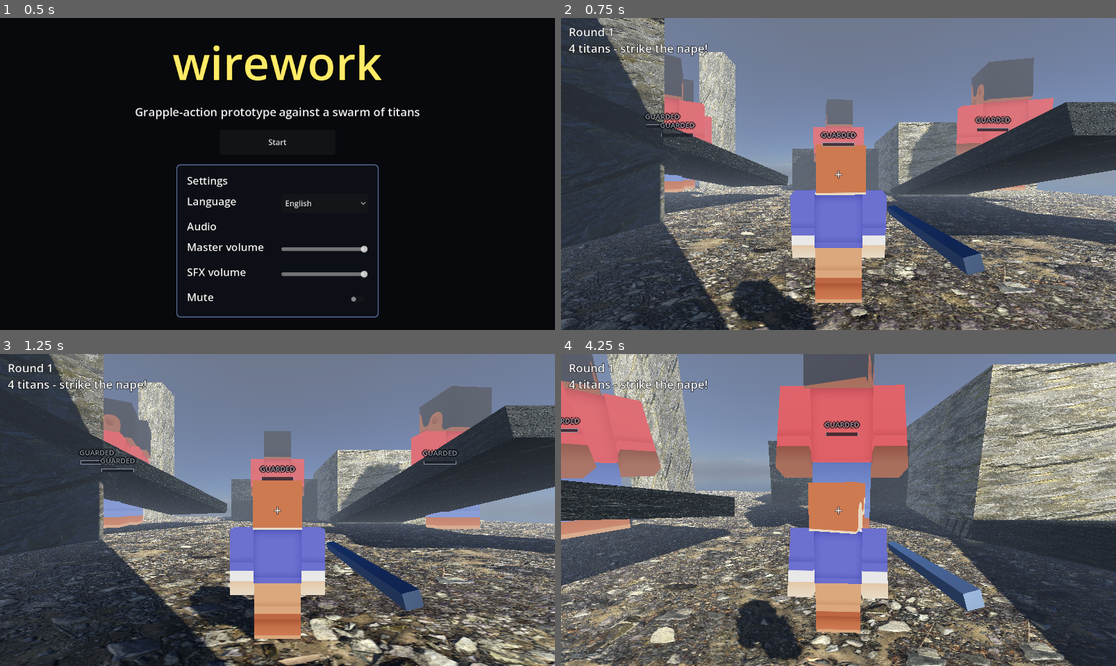
Above: before the commit, frames 1-4 (two rows, left to right).
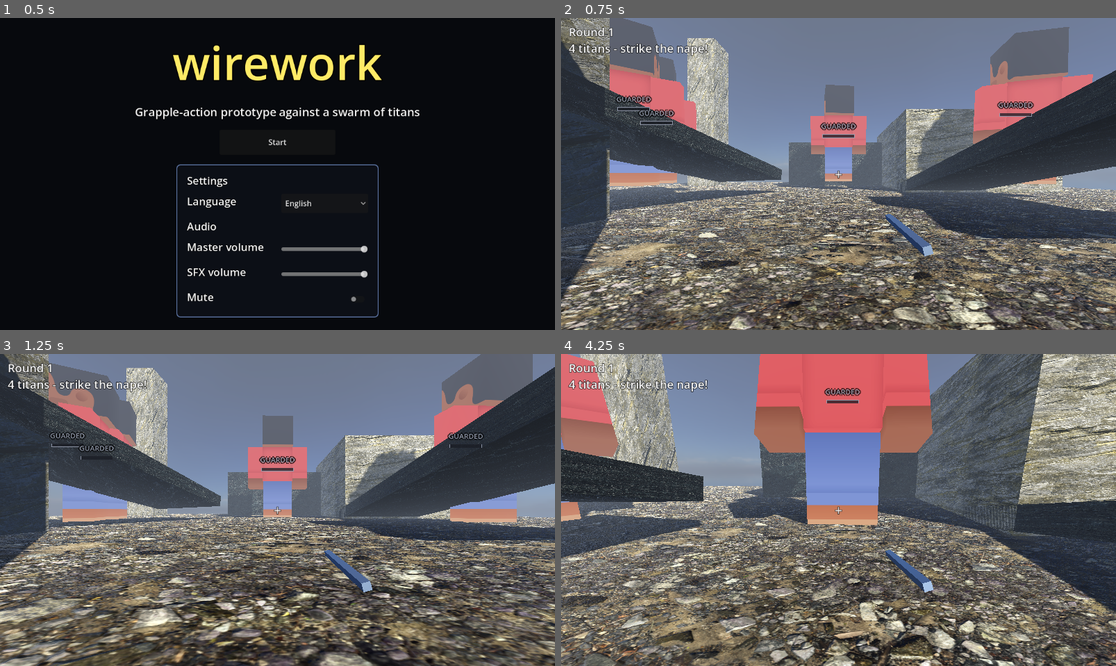
Above: after the commit, the same moments.

Repository: savagemanage/game-champs
Game: Godot game, scene res://scenes/StartScreen.tscn
The game is run twice, just before and just after one commit, with the same random seed, the same clock (stepped at 60 frames per second) and the same inputs.
Inputs (mouse positions are in pixels of both pictures, inside the frame that each line leads up to):
- Up to frame 1 (0.5 s): no input
- Up to frame 2 (0.75 s): click "Start" at 0.5 s
- Up to frame 3 (1.25 s): no input
- Up to frame 4 (4.25 s): tap Enter at 1.25 s; move the mouse to (866, 510) at 1.27 s; hold W (move_forward) from 1.28 s (still down); click (866, 510) at 1.35 s; tap Space (jump) at 1.52, 2.27, 3.77 s; move the mouse to (810, 510) at 2.02 s; right-click (810, 510) at 2.1 s; move the mouse to (849, 503) at 2.77 s; click (849, 503) at 2.85 s; move the mouse to (832, 516) at 3.52 s; right-click (832, 516) at 3.6 s

Frame 1 is identical in both runs. In frame 2, 52% of the frame differs, in the area x 0-100%, y 0-100%; in frame 3, 57%; in frame 4, 69%.

Commit message:
feat(player): convert to true first-person camera + weapon viewmodel
- Move Camera3D from third-person (origin 0,1.5,5) to a first-person eye at
  the pivot (origin 0,0,0, identity rotation), raise YawPivot to y=1.65 for a
  natural eye height so mouse-look yaw/pitch == aim direction.
- Hide the player's own body (MeshInstance3D capsule + CharacterModel) so it
  never occludes the view. CollisionShape3D and CharacterBody3D untouched.
- Reparent BladePivot (+ Blade) under Camera3D as a held FPS viewmodel at
  lower-right-forward (origin 0.35,-0.3,-0.75, scale 0.45); still swings via
  slash_fx.gd play_swing().
- Update slash_fx.gd blade_pivot_path default to the reparented path
  (../YawPivot/PitchPivot/Camera3D/BladePivot). Shake stays on PitchPivot
  (position 0, only rotation used by mouse-look, so jitter is safe) and
  crosshair_path is unchanged.
- Extend tests/shot.gd to instance Main.tscn, warm up frames, and capture the
  first-person view to reports/shot.png (web/headless-safe).

Diff:
--- a/scenes/Player.tscn
+++ b/scenes/Player.tscn
@@ -42,9 +42,11 @@
 
 [node name="MeshInstance3D" type="MeshInstance3D" parent="."]
 transform = Transform3D(1, 0, 0, 0, 1, 0, 0, 0, 1, 0, 1, 0)
+visible = false
 mesh = SubResource("CapsuleMesh_1")
 
 [node name="CharacterModel" type="Node3D" parent="."]
+visible = false
 script = ExtResource("5_charvis")
 model_path = "res://assets/models/player_character.glb"
 model_scale = 1.35
@@ -54,17 +56,17 @@
 play_idle = true
 
 [node name="YawPivot" type="Node3D" parent="."]
-transform = Transform3D(1, 0, 0, 0, 1, 0, 0, 0, 1, 0, 1.5, 0)
+transform = Transform3D(1, 0, 0, 0, 1, 0, 0, 0, 1, 0, 1.65, 0)
 
 [node name="PitchPivot" type="Node3D" parent="YawPivot"]
 
 [node name="Camera3D" type="Camera3D" parent="YawPivot/PitchPivot"]
-transform = Transform3D(1, 0, 0, 0, 1, 0, 0, 0, 1, 0, 1.5, 5)
+transform = Transform3D(1, 0, 0, 0, 1, 0, 0, 0, 1, 0, 0, 0)
 
-[node name="BladePivot" type="Node3D" parent="YawPivot/PitchPivot"]
-transform = Transform3D(1, 0, 0, 0, 1, 0, 0, 0, 1, 0.6, 1.1, 4.2)
+[node name="BladePivot" type="Node3D" parent="YawPivot/PitchPivot/Camera3D"]
+transform = Transform3D(0.45, 0, 0, 0, 0.45, 0, 0, 0, 0.45, 0.35, -0.3, -0.75)
 
-[node name="Blade" type="MeshInstance3D" parent="YawPivot/PitchPivot/BladePivot"]
+[node name="Blade" type="MeshInstance3D" parent="YawPivot/PitchPivot/Camera3D/BladePivot"]
 transform = Transform3D(1, 0, 0, 0, 1, 0, 0, 0, 1, 0, 0, -0.8)
 mesh = SubResource("BoxMesh_blade")
 surface_material_override/0 = SubResource("StandardMaterial3D_blade")
--- a/scripts/player/slash_fx.gd
+++ b/scripts/player/slash_fx.gd
@@ -71,7 +71,7 @@
 
 ## Node paths on the Player (set in Player.tscn) so this helper can find the
 ## blade pivot, the pitch pivot (for shake) and the crosshair label.
-@export var blade_pivot_path: NodePath = NodePath("../YawPivot/PitchPivot/BladePivot")
+@export var blade_pivot_path: NodePath = NodePath("../YawPivot/PitchPivot/Camera3D/BladePivot")
 @export var shake_pivot_path: NodePath = NodePath("../YawPivot/PitchPivot")
 @export var crosshair_path: NodePath = NodePath("../Grapple/CrosshairLayer/Crosshair")
 
--- a/tests/shot.gd
+++ b/tests/shot.gd
@@ -1,16 +1,49 @@
 extends SceneTree
-## STUB screenshot renderer (spec 0, OPTIONAL). Renders one frame of an empty
-## scene and saves a PNG, then quits 0. Spec 4 (evolution-screen) attaches the
-## real evolution screen. Invoked via tools/screenshot.sh (which supplies a
-## virtual framebuffer through xvfb-run and --rendering-driver opengl3).
+## First-person screenshot renderer. Instances scenes/Main.tscn, advances a few
+## process frames so the arena/titans/player-eye view renders, then saves a PNG
+## of the active first-person camera and quits 0. Invoked via tools/screenshot.sh
+## (which supplies a virtual framebuffer through xvfb-run and
+## --rendering-driver opengl3).
+##
+## Web/headless-safe: no SubViewport, no Thread/Mutex/Semaphore/WorkerThreadPool.
+## Everything renders into the single root Window viewport the driver already
+## created; we just wait a bounded number of frames before capturing so the
+## navigation-bake / loading gate has time to reveal the world.
 
+# --- TUNING CONSTANTS (no magic numbers below this block) ---
+
+## Scene to load and render (the real first-person game world).
+const MAIN_SCENE_PATH: String = "res://scenes/Main.tscn"
+## Process frames to advance before capturing, so the world is visible.
+const WARMUP_FRAMES: int = 90
+## Output paths.
 const OUT_DIR: String = "reports"
 const OUT_FILE: String = "reports/shot.png"
 
+var _frames_left: int = WARMUP_FRAMES
+
 
 func _initialize() -> void:
-	# Wait one process frame so the (empty) viewport has something to capture.
-	process_frame.connect(_capture, CONNECT_ONE_SHOT)
+	# Instance the full game scene so the first-person camera, arena and titans
+	# render exactly as in play. Guarded: if it cannot load, fall back to an
+	# empty-frame capture so the harness still produces a PNG and exits 0.
+	if ResourceLoader.exists(MAIN_SCENE_PATH):
+		var packed := load(MAIN_SCENE_PATH) as PackedScene
+		if packed != null:
+			var scene := packed.instantiate()
+			if scene != null:
+				root.add_child(scene)
+	process_frame.connect(_on_frame)
+
+
+func _on_frame() -> void:
+	# Advance a bounded number of frames so the loading gate lifts and the
+	# world (including titans) has rendered before we grab the framebuffer.
+	if _frames_left > 0:
+		_frames_left -= 1
+		return
+	process_frame.disconnect(_on_frame)
+	_capture()
 
 
 func _capture() -> void:
@@ -28,6 +61,6 @@
 	if err == OK:
 		print("[shot] saved %s" % ProjectSettings.globalize_path(OUT_FILE))
 	else:
-		print("[shot] could not capture a frame (err %d) - non-fatal stub." % err)
+		print("[shot] could not capture a frame (err %d) - non-fatal." % err)
 
 	quit(0)
